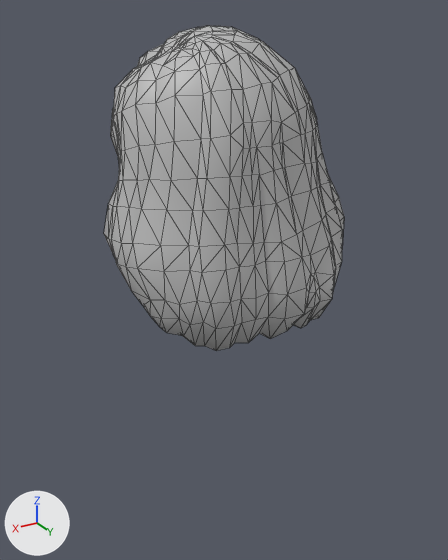
The FBX model Assets/LEGO Data/Geometry/HatsAndHair/Hair/m85974.fbx, before and after one commit.
Camera for both pictures: a 50 mm camera at (0.0198, 0.034, 0.0044) aimed at (-0.0002, 0.0006, -0.0123). Lighting does not change. The marker at lower left points along +X, +Y and +Z. Mesh edges are drawn as thin lines. Where no turn or scale is listed for an object, it has been applied to the vertices.

Names of what the first picture shows: 'Shell'.
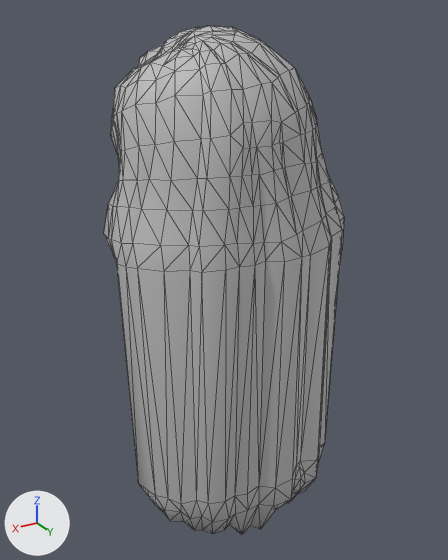
The newer file is also rescaled (x1.007) as a whole; pictures and numbers use the older file's frame.

Boxes [x1, y1, x2, y2] around the edits, measured in the pictures (448 x 560 px; the box of a moved part takes in the faces that stretch with it):
'Shell', reshaped (56% taller): before [104, 26, 344, 351]; after [104, 26, 344, 534]
part 1 of me_mesh, moved or reshaped: before [235, 317, 287, 343]; after [230, 504, 276, 534]
part 2 of me_mesh, moved or reshaped: before [117, 230, 342, 351]; after [116, 230, 342, 534]

The edits, one by one:
me_mesh is used by ob_shell; location (0.0, 0.0, 0.0).
me_mesh had 603 vertices, 1202 faces and spanned x -0.008..0.0079, y -0.0066..0.0078, z -0.0141..0.0038.
me_mesh now has 603 vertices, 1202 faces and spans x -0.008..0.0079, y -0.0066..0.008, z -0.029..0.0038.
me_mesh part 1: all 7 vertices in x -0.0009..0.0014, y 0.005..0.0066, z -0.014..-0.0136 are moved by (0.0005, 0.0003, -0.0149).
me_mesh part 2: 92 of the vertices in x -0.0061..0.0074, y 0.0027..0.0078, z -0.0141..-0.0099 are moved by (0.0005, 0.0003, -0.0138).
